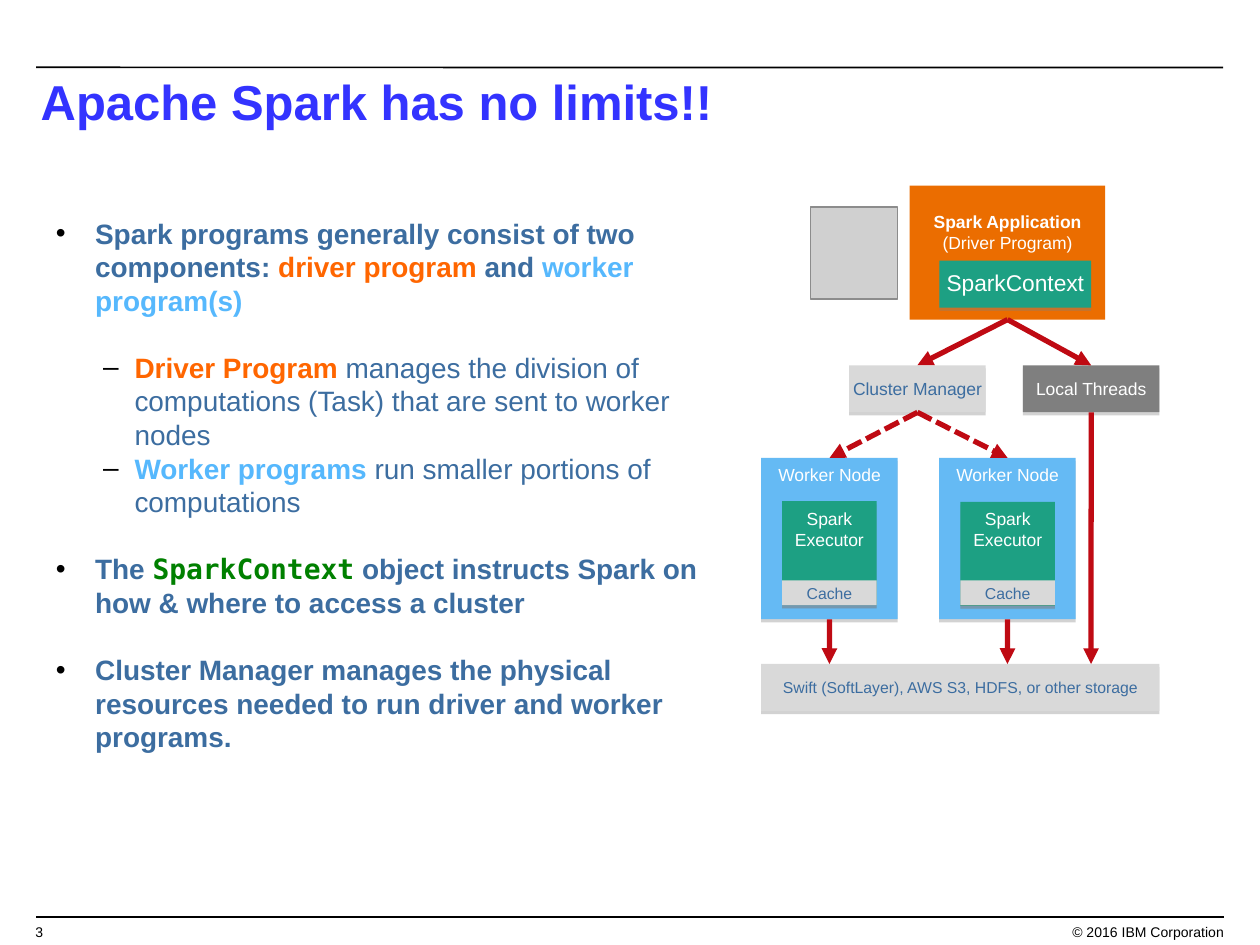
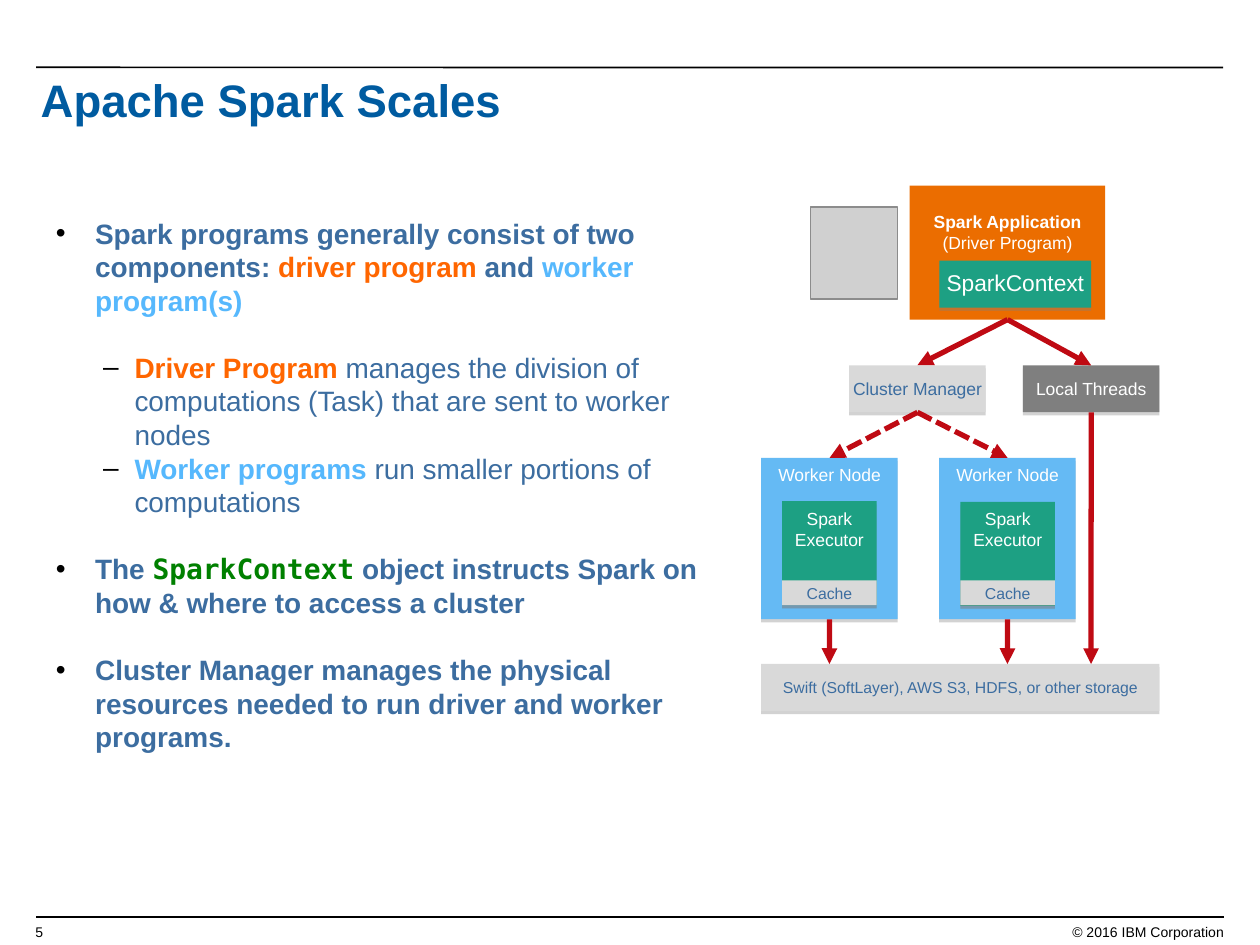
Before and after one commit to jpatter/SparkPOT, a slide deck: slide 5 of Lab-1/Coding w Apache Spark.ppt (slide 3 before the commit). Drawn at 1260x945 pixels with LibreOffice and Linux fonts; fonts in the diff are those of the drawing; grey boxes stand for pictures; background and template pictures are left out. Boxes give left, top, right and bottom in pixels: in the first picture for what was removed or moved away, otherwise in the second. Text is boxed around its words. In the diff, an @@ line names an element or a change of style, - is before the commit and + after.

```diff
--- a/Lab-1/Coding w Apache Spark.ppt
+++ b/Lab-1/Coding w Apache Spark.ppt
@@ title at <box>41,84,501,126</box>: text changed; size 28 to 26 pt; text colour #3333FF to #005BA0 @@
-Apache Spark has no limits!!
+Apache Spark Scales
@@ page number at <box>35,927,43,937</box>: text changed @@
-3
+5
```
Also in this commit, not shown: 26 other slides changed, 4 slides added, 2 slides removed.
